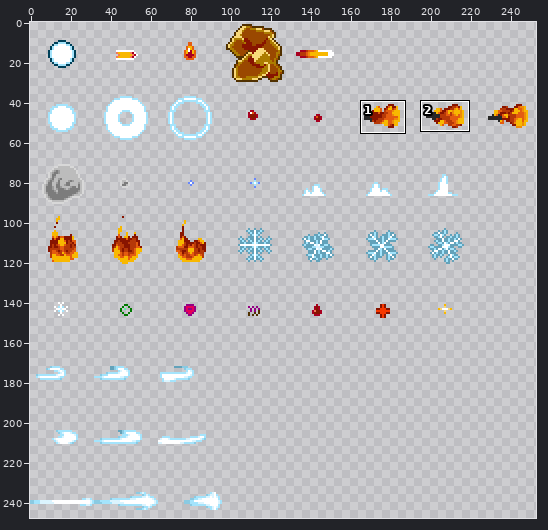
Two states of a sprite sheet, img/bullets.gif. Above: a wide view before the commit, with the close-up outlined.
Close-up. Earlier state:
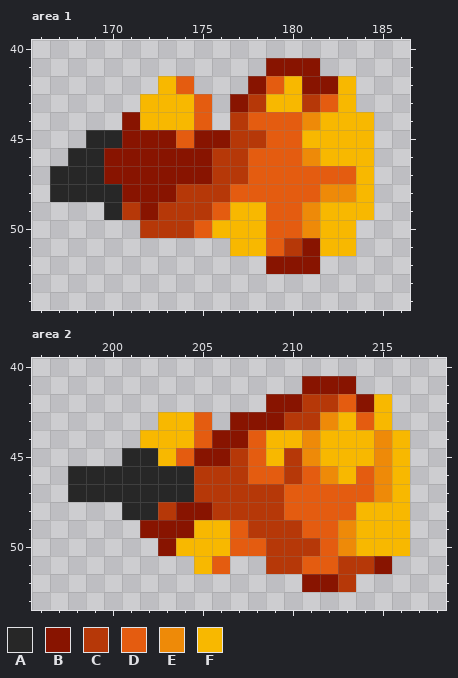
The file is 256x256 pixels. Colours within 5 levels of each other are drawn and written as one. Shown: area 1: x 166..186, y 40..54; area 2: x 196..218, y 40..53. The wide view leaves out empty margins. The commit also changed other parts of the picture, which this record leaves out.
Palette (. is transparent): A #272727  B #881400  C #b63808  D #e45c10  E #ee8a08  F #f8b800
Pixels before, area 1, first column x 167:
41 ............BBB...
42 ......FD...BDFBBF.
43 .....FFFD.BCFFCDF.
44 ....BFFFD.CDDDEFFF
45 ..AABBBDBBCCDDFFFF
46 .AABBBBBBCCDDDEFFF
47 AAABBBBBBCCDDDDDDF
48 AAAABBBCCCDDDDDEEF
49 ...ACBCCCDFFDDEFFF
50 .....CCCDFFFDDEFF.
51 ..........FFDCBFF.
52 ............BBB...
Pixels before, area 2, first column x 198:
41 .............BBB...
42 ...........BBCCDBF.
43 .....FFD.BBBCCEFDF.
44 ....FFFDBBDFFEFFFEF
45 ...AAFDBBCDFCEFFFEF
46 AAAAAAACCCDDCDEFDEF
47 AAAAAAACCCCCDDDDDEF
48 ...AACBBCCCCDDDDFFF
49 ....BBBFFDCCCDDEFFF
50 .....BFFFDDCCCDEFFF
51 .......FD..CCDDCCB.
52 .............BBC...
Now the later version:
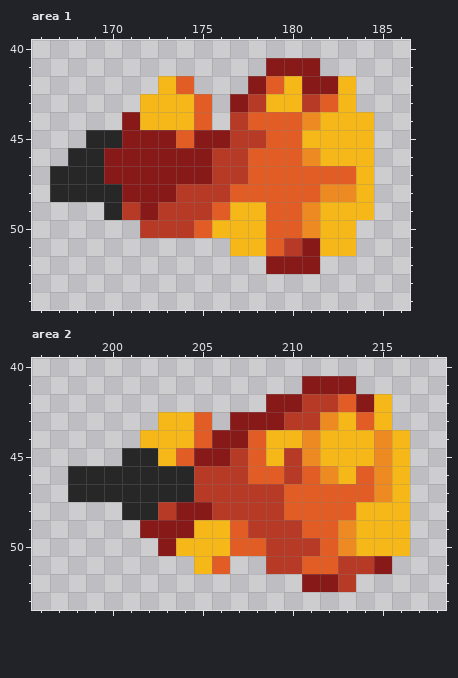
Change:
{"colour":"B","old":"#881400","new":"#871a19"}
{"colour":"C","old":"#b63808","new":"#b63a25"}
{"colour":"D","old":"#e45c10","new":"#e25d25"}
{"colour":"E","old":"#ee8a08","new":"#ed8b22"}
{"colour":"F","old":"#f8b800","new":"#f6b818"}
